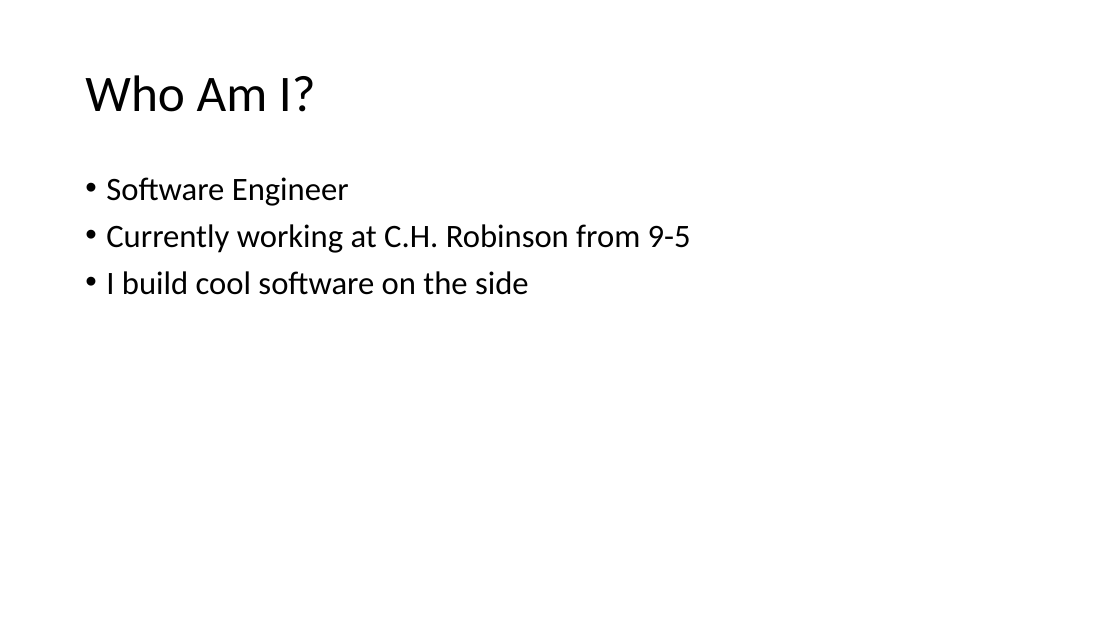
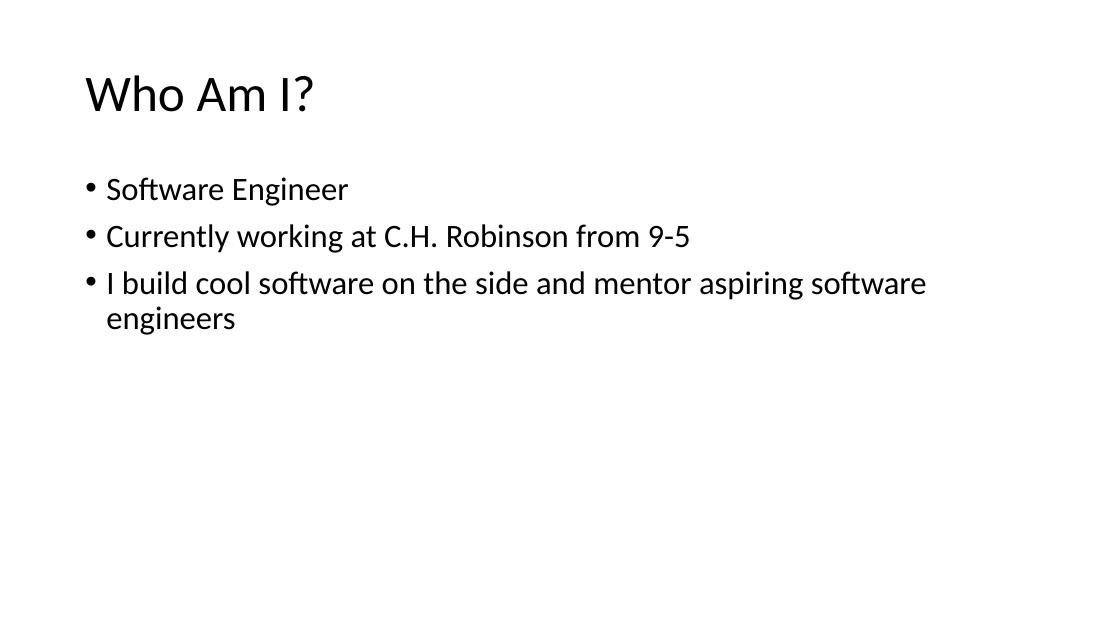
Before and after one commit to haydenwade/speaking-st-cloud-alexa-nodejs-public-apis, a slide deck: slide 3 of Building An Custom.pptx (slide 2 before the commit). Drawn at 1120x630 pixels with LibreOffice and Linux fonts; fonts in the diff are those of the drawing. Boxes give left, top, right and bottom in pixels: in the first picture for what was removed or moved away, otherwise in the second. Text is boxed around its words. In the diff, an @@ line names an element or a change of style, - is before the commit and + after.

```diff
--- a/Building An Custom.pptx
+++ b/Building An Custom.pptx
@@ text at [106, 271, 927, 335]: text changed @@
-• I build cool software on the side
+• I build cool software on the side and mentor aspiring software engineers
```
Also in this commit, not shown: 6 other slides changed, 1 slide added, 5 other files.
